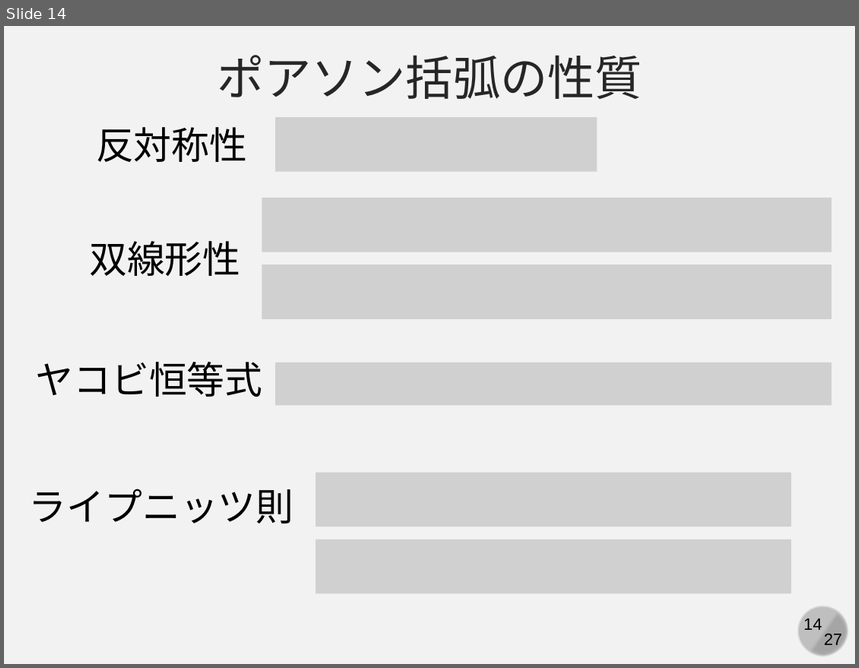
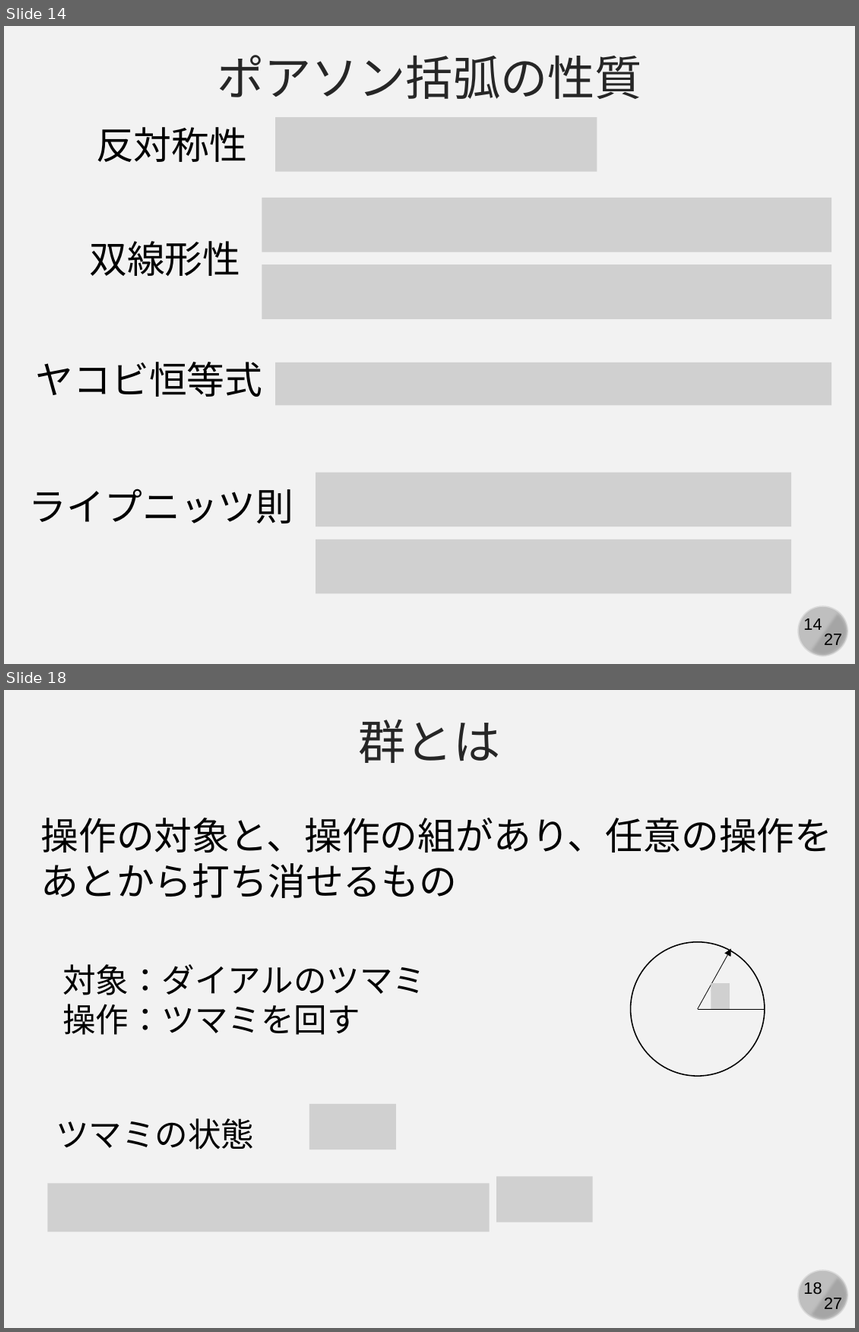
Before and after one commit to kaityo256/classical_mechanics, a slide deck: poisson/fig/slide.pptx. Shown one above the other, each under a label of ours: slide 14 before the commit, slides 14 and 18 after it; the slides between them are not shown. The pictures are 859x668 and 859x1332 pixels, drawn with LibreOffice and Linux fonts; fonts in the diff are those of the drawing; grey boxes stand for pictures. Boxes give left, top, right and bottom in pixels: in the first picture for what was removed or moved away, otherwise in the second. Text is boxed around its words. In the diff, an @@ line names an element or a change of style, - is before the commit and + after.

```diff
--- a/poisson/fig/slide.pptx
+++ b/poisson/fig/slide.pptx
@@ slide 18 added at box(4, 690, 855, 1328), background #F2F2F2; not listed: 4 template elements that a slide beside it also shows @@
@@ text added at box(359, 720, 501, 763), 40 pt, text #262626 @@
+群とは
@@ text added at box(41, 818, 833, 898), 32 pt, text #000000 @@
+操作の対象と、操作の組があり、任意の操作をあとから打ち消せるもの
@@ ellipse added at box(630, 942, 764, 1075), outline #000000 1 pt @@
@@ arrow added from (698, 1009) to (731, 948), #000000 0.5 pt @@
@@ text added at box(63, 964, 426, 1035), 28 pt, text #000000 @@
+対象：ダイアルのツマミ
+操作：ツマミを回す
@@ picture added at box(712, 983, 730, 1009) @@
@@ line added from (698, 1009) to (765, 1009), #000000 0.5 pt @@
@@ text added at box(56, 1119, 254, 1150), 28 pt, text #000000 @@
+ツマミの状態
@@ picture added at box(310, 1104, 396, 1151) @@
@@ picture added at box(47, 1184, 489, 1232) @@
@@ picture added at box(496, 1177, 593, 1223) @@
```
Also in this commit, not shown: 2 slides changed, 4 other slides added.
